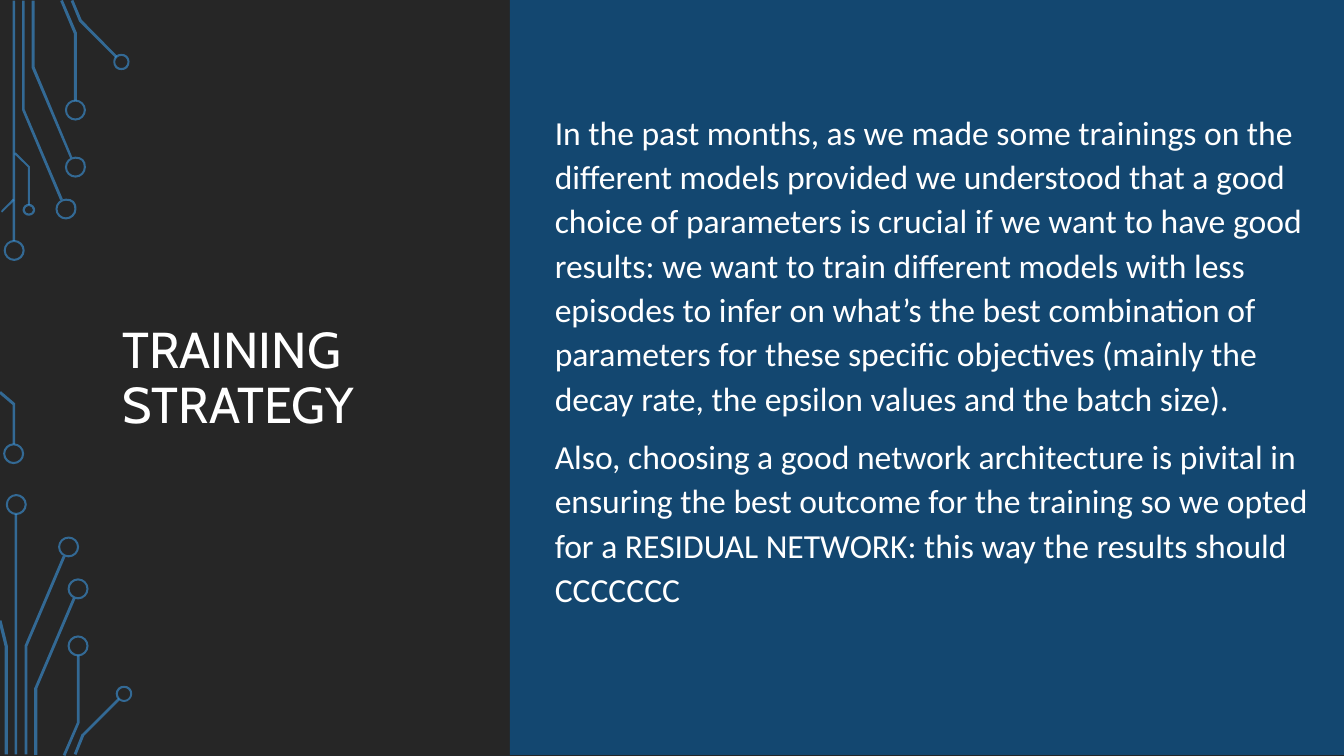
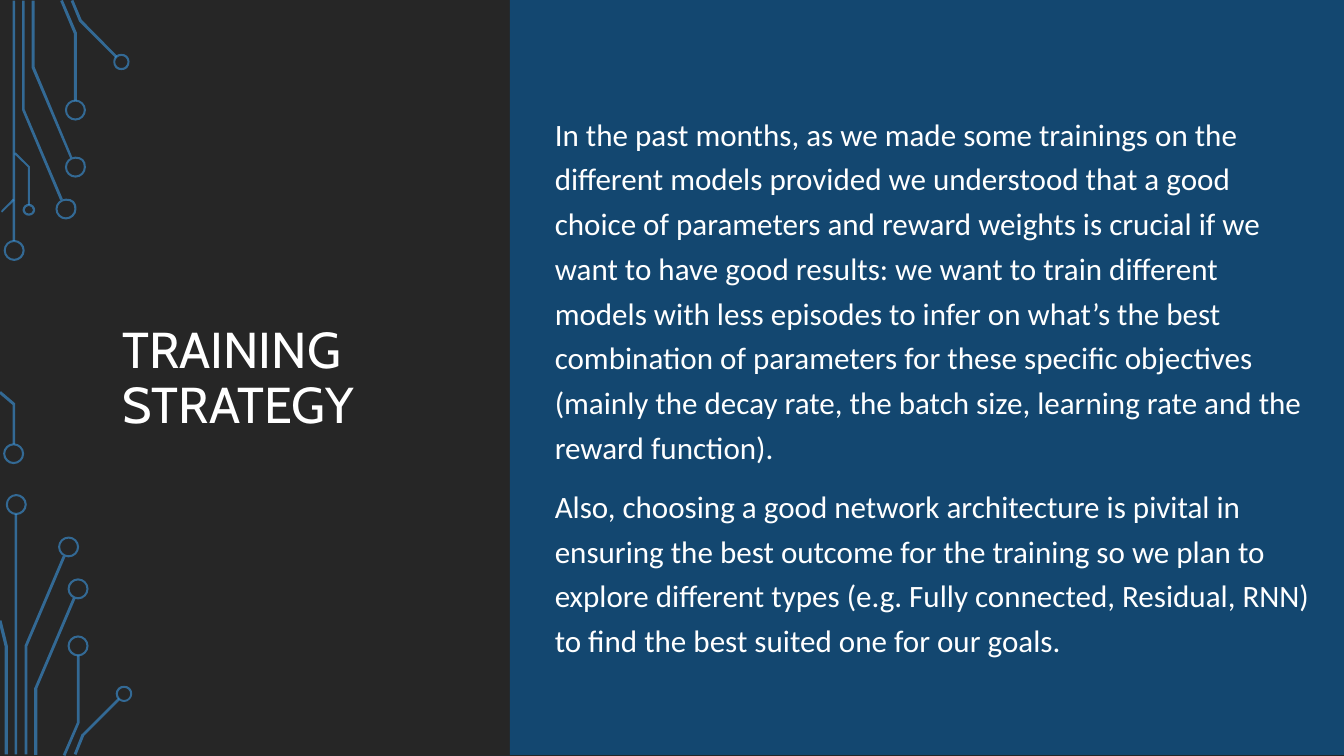
Before and after one commit to SSimuzzz/MobileRobotNavigation, a slide deck: slide 7 of Mini-Project/GroupK.pptx. Drawn at 1344x756 pixels with LibreOffice and Linux fonts; fonts in the diff are those of the drawing; background and template pictures are left out. Boxes give left, top, right and bottom in pixels: in the first picture for what was removed or moved away, otherwise in the second. Text is boxed around its words. In the diff, an @@ line names an element or a change of style, - is before the commit and + after.

```diff
--- a/Mini-Project/GroupK.pptx
+++ b/Mini-Project/GroupK.pptx
@@ text at (x1=555, y1=124, x2=1309, y2=613): text changed; size 24 to 22.2 pt @@
-In the past months, as we made some trainings on the different models provided we understood that a good choice of parameters is crucial if we want to have good results: we want to train different models with less episodes to infer on what’s the best combination of parameters for these specific objectives (mainly the decay rate, the epsilon values and the batch size).
-Also, choosing a good network architecture is pivital in ensuring the best outcome for the training so we opted for a RESIDUAL NETWORK: this way the results should CCCCCCC
+In the past months, as we made some trainings on the different models provided we understood that a good choice of parameters and reward weights is crucial if we want to have good results: we want to train different models with less episodes to infer on what’s the best combination of parameters for these specific objectives (mainly the decay rate, the batch size, learning rate and the reward function).
+Also, choosing a good network architecture is pivital in ensuring the best outcome for the training so we plan to explore different types (e.g. Fully connected, Residual, RNN) to find the best suited one for our goals.
```
Also in this commit, not shown: 6 other slides changed, 1 slide added, 1 slide removed, 1 other file.
